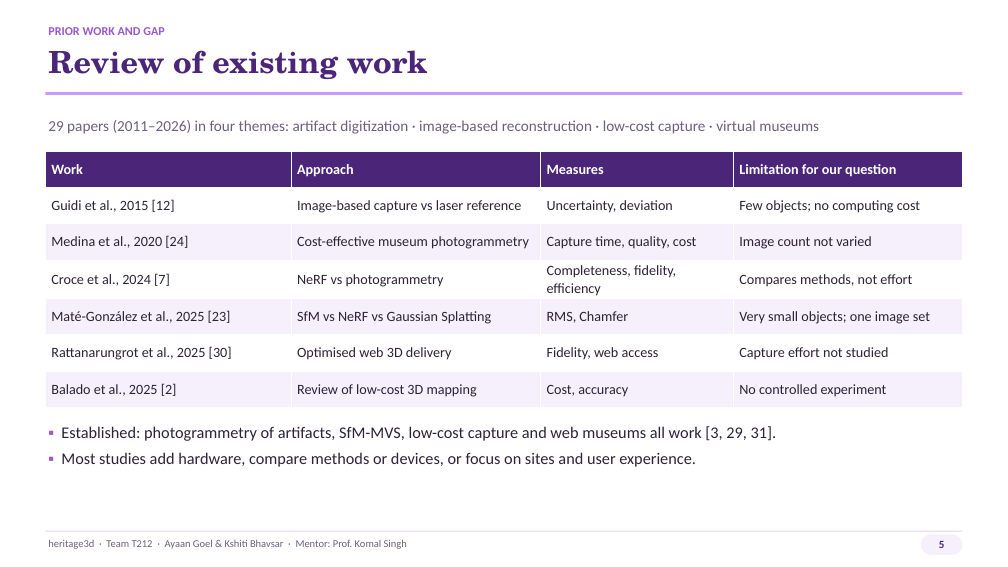
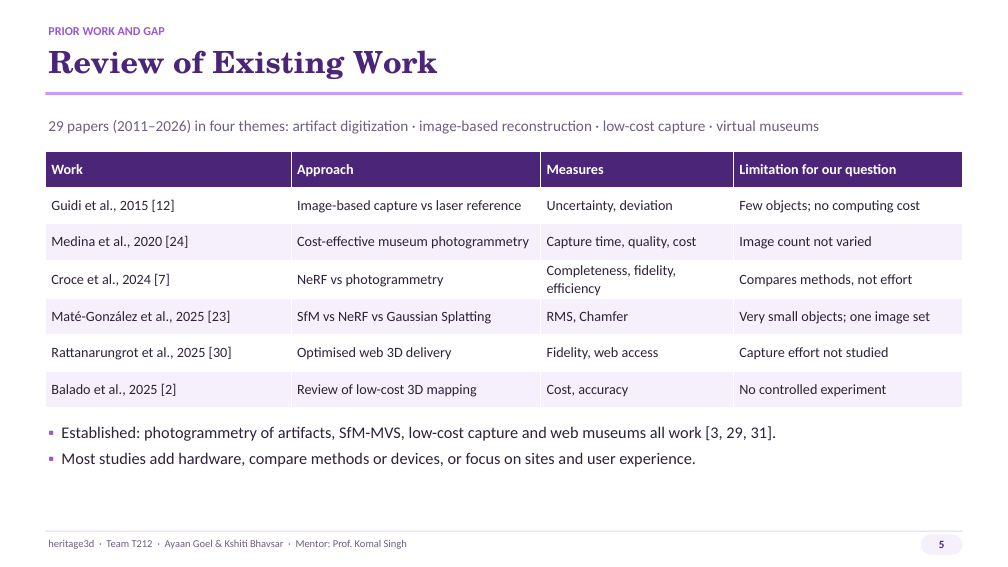
Before and after one commit to ayaan-goel/heritage3d, a slide deck: slide 5 of Deliverables/Presentation/heritage3d_Presentation_v2.pptx. Drawn at 1008x567 pixels with LibreOffice and Linux fonts; fonts in the diff are those of the drawing. Boxes give left, top, right and bottom in pixels: in the first picture for what was removed or moved away, otherwise in the second. Text is boxed around its words. In the diff, an @@ line names an element or a change of style, - is before the commit and + after.

```diff
--- a/Deliverables/Presentation/heritage3d_Presentation_v2.pptx
+++ b/Deliverables/Presentation/heritage3d_Presentation_v2.pptx
@@ text at (48, 50, 437, 79): text changed @@
-Review of existing work
+Review of Existing Work
```
Also in this commit, not shown: 15 other slides changed, 1 other file.
